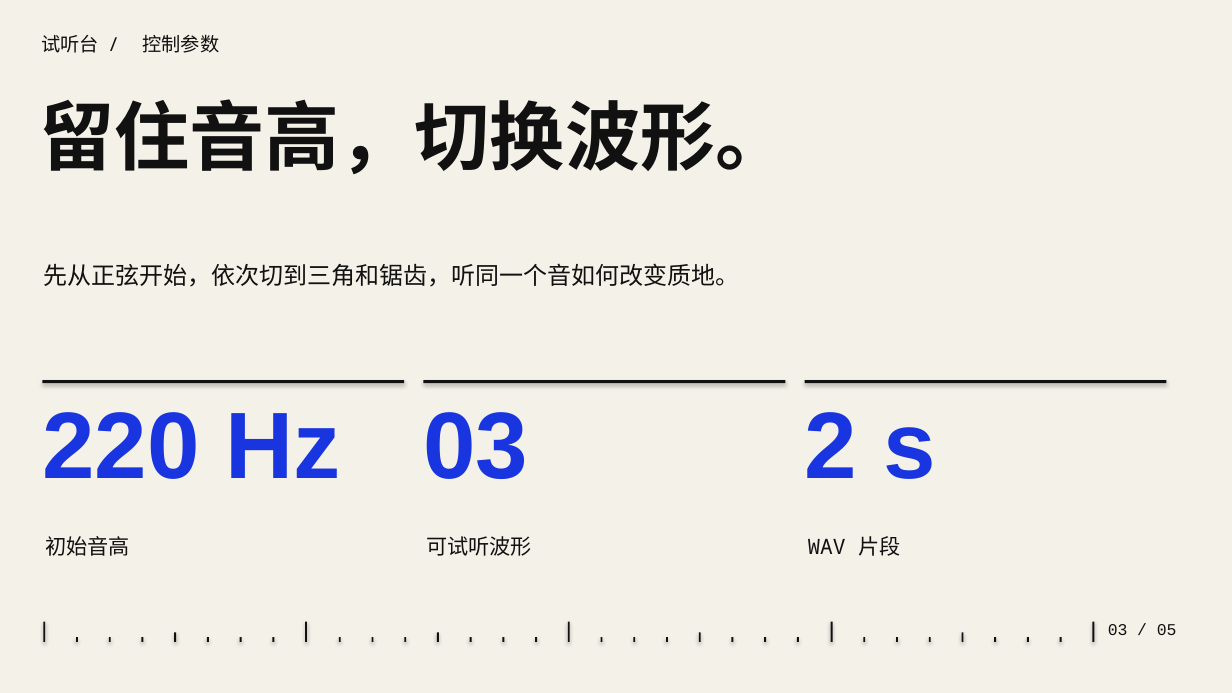
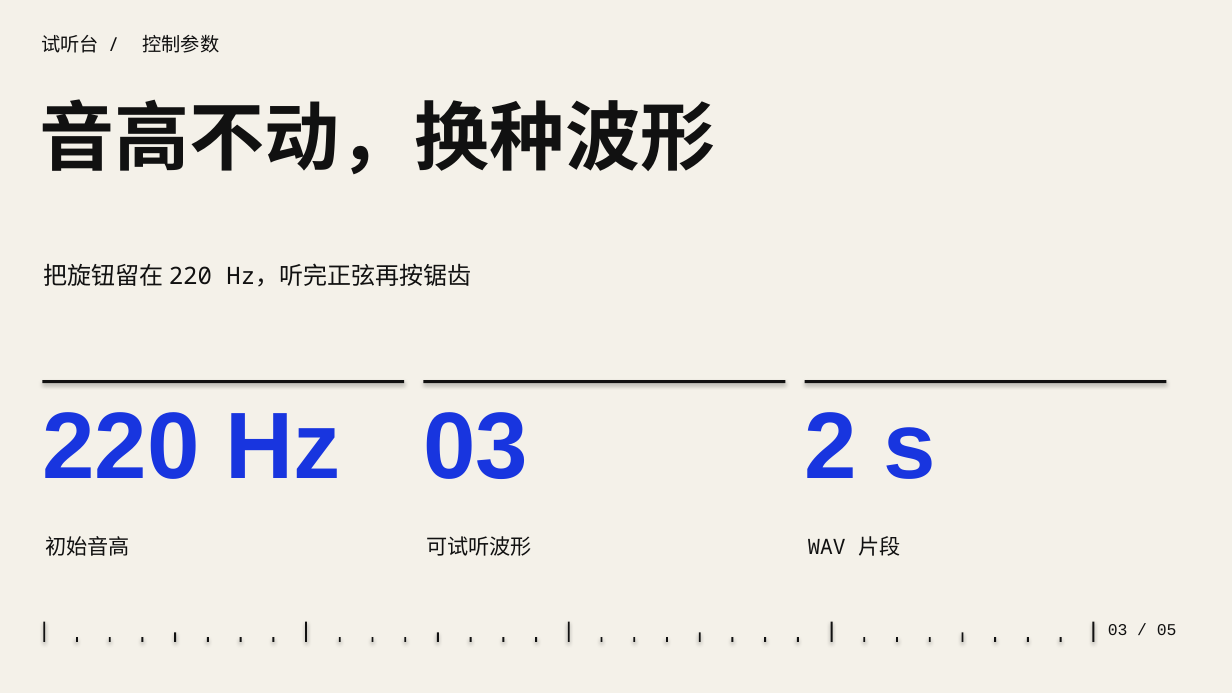
Before and after one commit to joeymilano/joey-design, a slide deck: slide 3 of docs/fold-deck-zh.pptx. Drawn at 1232x693 pixels with LibreOffice and Linux fonts; fonts in the diff are those of the drawing. Boxes give left, top, right and bottom in pixels: in the first picture for what was removed or moved away, otherwise in the second. Text is boxed around its words. In the diff, an @@ line names an element or a change of style, - is before the commit and + after.

```diff
--- a/docs/fold-deck-zh.pptx
+++ b/docs/fold-deck-zh.pptx
@@ text at (39, 99, 715, 174): text changed @@
-留住音高，切换波形。
+音高不动，换种波形
@@ text at (43, 263, 471, 287): text changed @@
-先从正弦开始，依次切到三角和锯齿，听同一个音如何改变质地。
+把旋钮留在 220 Hz，听完正弦再按锯齿
```
Also in this commit, not shown: 4 other slides changed, 23 other files.
